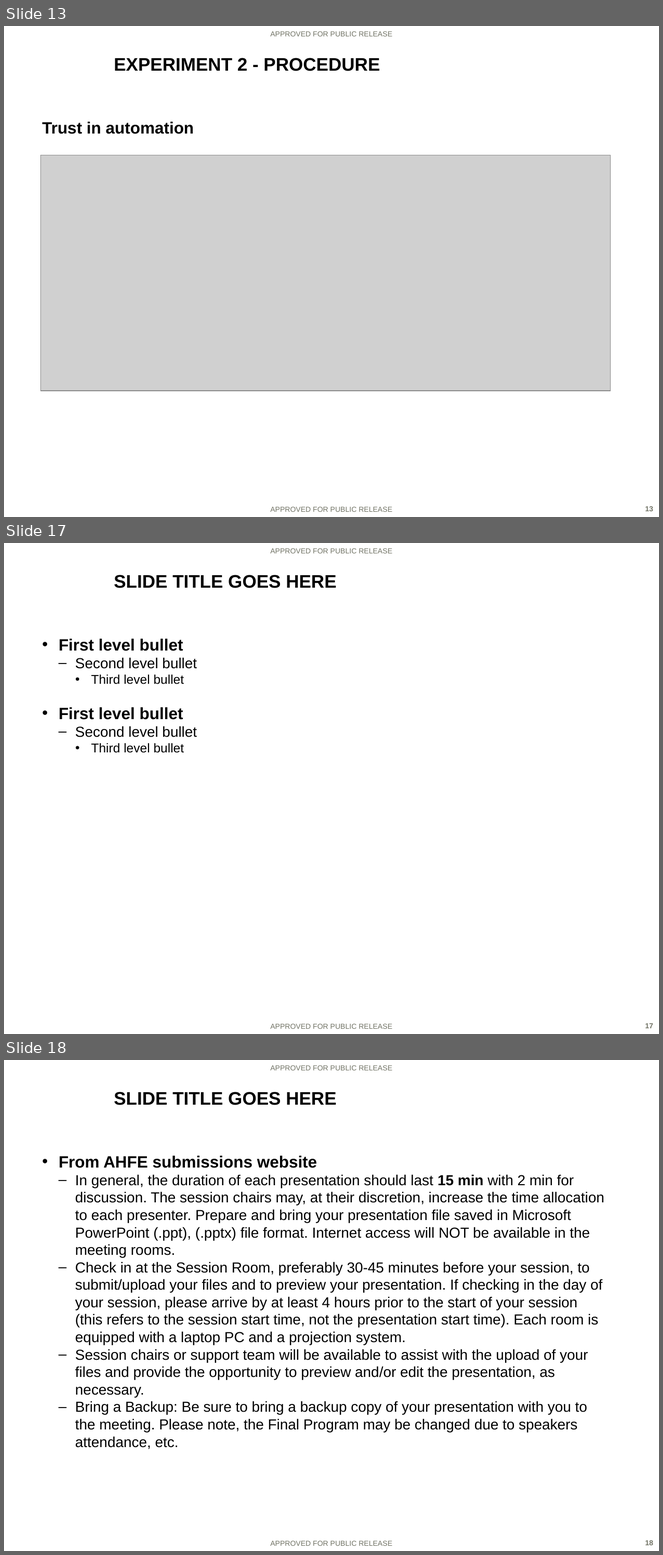
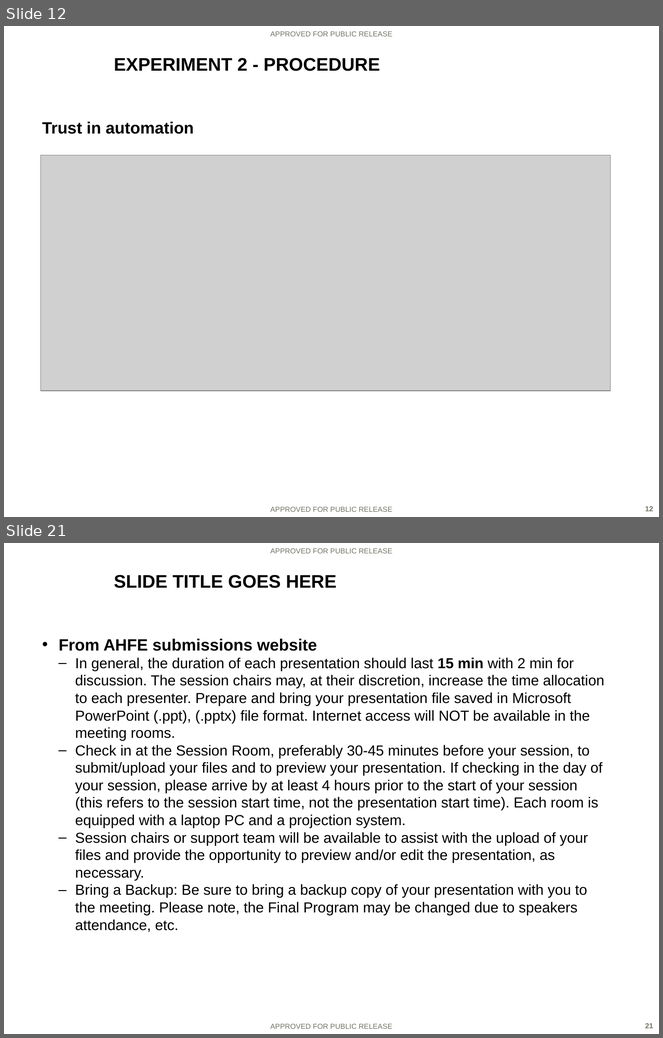
Before and after one commit to ezaroukian/ELICIT-2, a slide deck: analysis/Zaroukian-AHFE-presentation.PPTX. Shown one above the other, each under a label of ours: slides 13, 17 and 18 before the commit, slides 12 and 21 after it; the slides between them are not shown. The pictures are 663x1555 and 663x1038 pixels, drawn with LibreOffice and Linux fonts; fonts in the diff are those of the drawing; grey boxes stand for pictures; background and template pictures are left out. Boxes give left, top, right and bottom in pixels: in the first picture for what was removed or moved away, otherwise in the second. Text is boxed around its words. In the diff, an @@ line names an element or a change of style, - is before the commit and + after.

```diff
--- a/analysis/Zaroukian-AHFE-presentation.PPTX
+++ b/analysis/Zaroukian-AHFE-presentation.PPTX
@@ slide 17 removed at (x1=4, y1=543, x2=659, y2=1034), background picture (left out); not listed: 3 template elements that a slide beside it also shows @@
@@ title removed at (x1=114, y1=575, x2=336, y2=588) @@
-SLIDE TITLE GOES HERE
@@ text removed at (x1=59, y1=639, x2=197, y2=753) @@
-• First level bullet
-  – Second level bullet
-    • Third level bullet
-• First level bullet
-  – Second level bullet
-    • Third level bullet
@@ what was slide 13 is now slide 12 @@
@@ what was slide 18 is now slide 21 @@
@@ page number at (x1=645, y1=1023, x2=653, y2=1029): text changed @@
-18
+21
```
Also in this commit, not shown: 5 slides changed, 5 slides added, 3 other slides removed, 3 other files.
